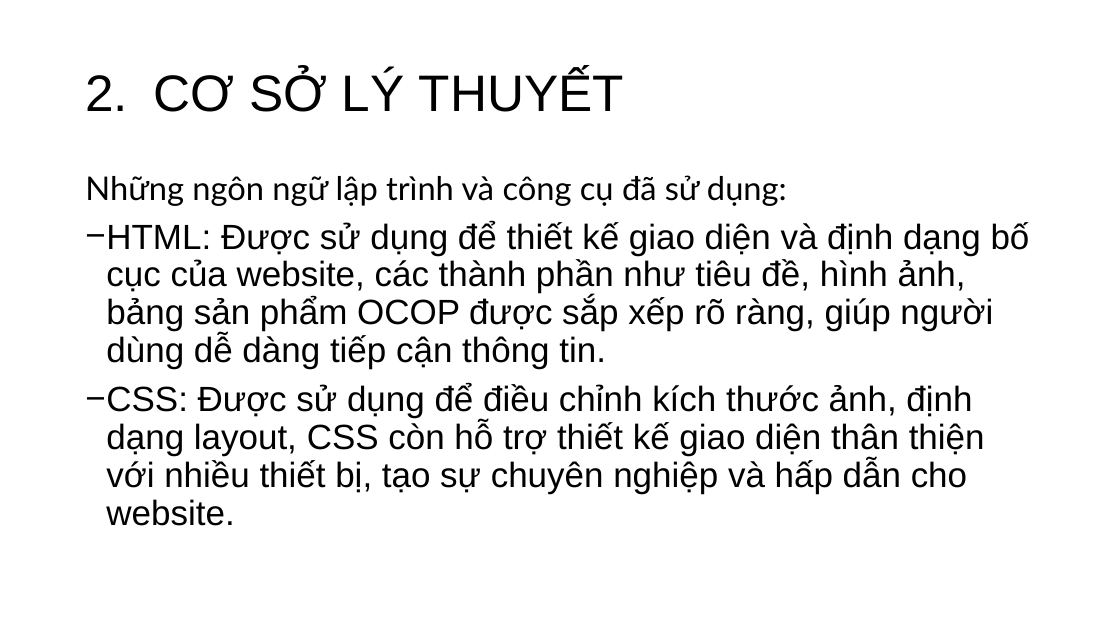
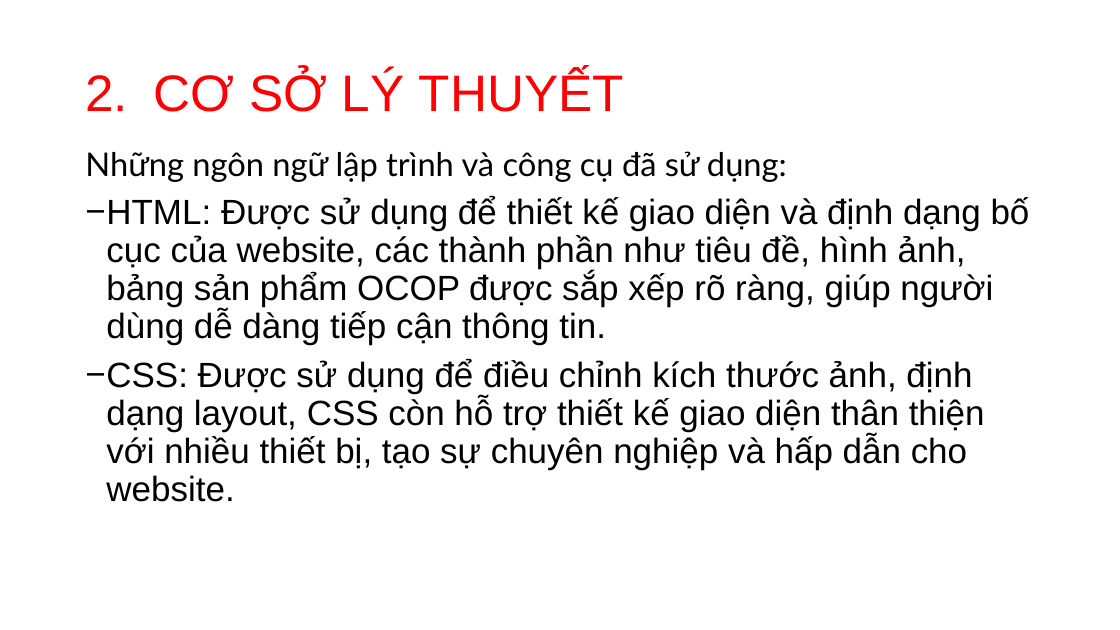
Before and after one commit to TBaoD/csn-da23ttb-dangthaibao-websiteocop, a slide deck: slide 6 of thesis/abs/DangThaiBaoSlideBaoCaoCSN.pptx. Drawn at 1120x630 pixels with LibreOffice and Linux fonts; fonts in the diff are those of the drawing. Boxes give left, top, right and bottom in pixels: in the first picture for what was removed or moved away, otherwise in the second. Text is boxed around its words. In the diff, an @@ line names an element or a change of style, - is before the commit and + after.

```diff
--- a/thesis/abs/DangThaiBaoSlideBaoCaoCSN.pptx
+++ b/thesis/abs/DangThaiBaoSlideBaoCaoCSN.pptx
@@ title "CƠ SỞ LÝ THUYẾT" at (x1=154, y1=70, x2=624, y2=112): text colour #000000 to #FF0000 @@
@@ text "Những ngôn ngữ lập trình ..." moved from (x1=85, y1=175, x2=1030, y2=526) to (x1=85, y1=151, x2=1030, y2=502) @@
```
Also in this commit, not shown: 21 other slides changed.
